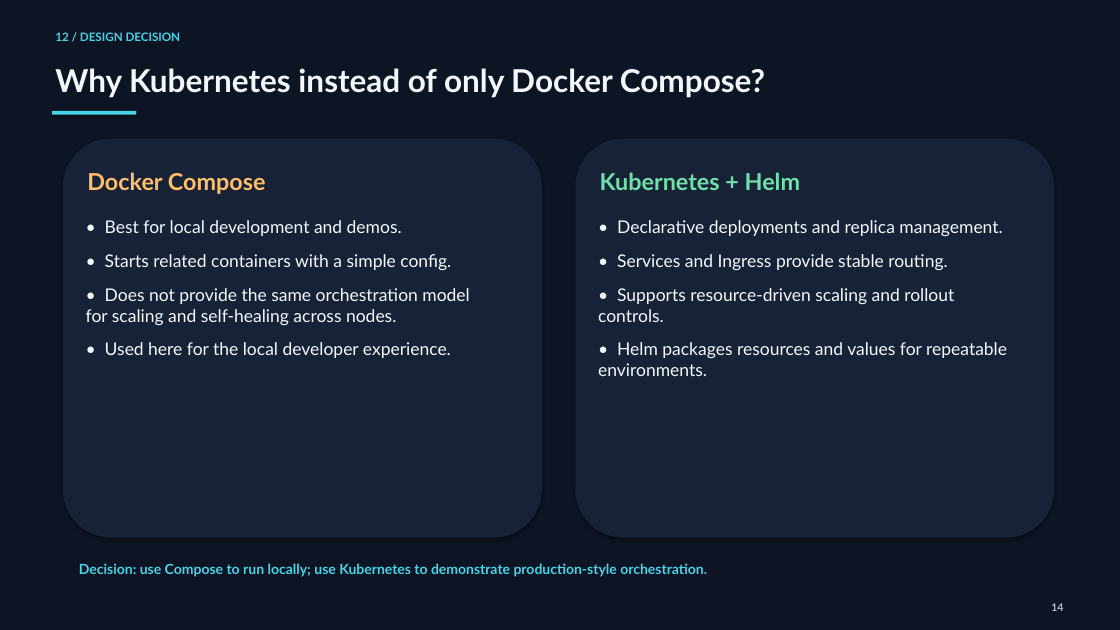
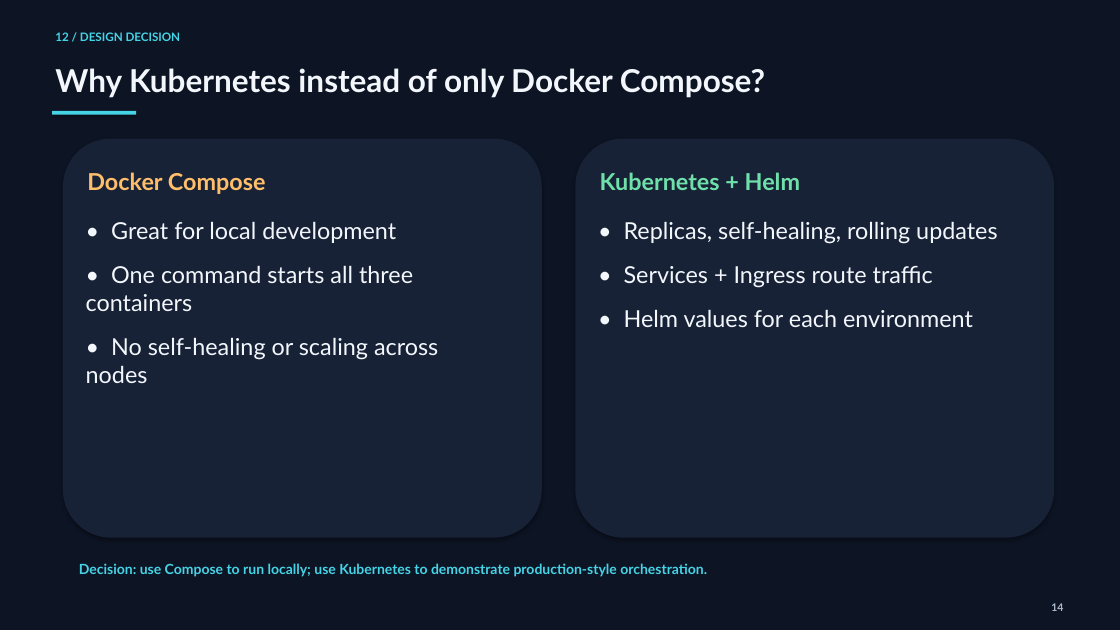
Before and after one commit to tarun250/hostel_management, a slide deck: slide 15 of HostelHub-Presentation.pptx. Drawn at 1120x630 pixels with LibreOffice and Linux fonts; fonts in the diff are those of the drawing. Boxes give left, top, right and bottom in pixels: in the first picture for what was removed or moved away, otherwise in the second. Text is boxed around its words. In the diff, an @@ line names an element or a change of style, - is before the commit and + after.

```diff
--- a/HostelHub-Presentation.pptx
+++ b/HostelHub-Presentation.pptx
@@ text at (x1=86, y1=221, x2=438, y2=383): text changed; size 15 to 20 pt @@
-• Best for local development and demos.
-• Starts related containers with a simple config.
-• Does not provide the same orchestration model for scaling and self-healing across nodes.
-• Used here for the local developer experience.
+• Great for local development
+• One command starts all three containers
+• No self-healing or scaling across nodes
@@ text at (x1=624, y1=221, x2=997, y2=327): text changed; size 15 to 20 pt @@
-• Declarative deployments and replica management.
-• Services and Ingress provide stable routing.
-• Supports resource-driven scaling and rollout controls.
-• Helm packages resources and values for repeatable environments.
+• Replicas, self-healing, rolling updates
+• Services + Ingress route traffic
+• Helm values for each environment
```
Also in this commit, not shown: 2 other slides changed.
